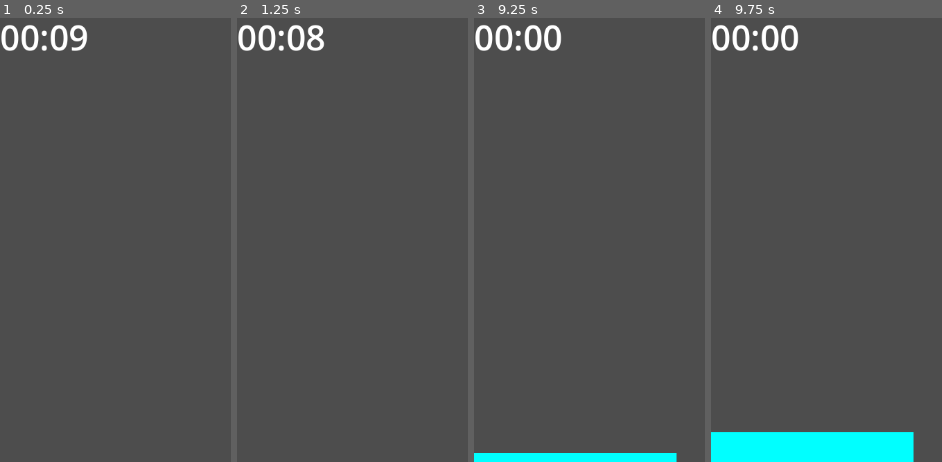
Above: before the commit, frames 1-4 (left to right).
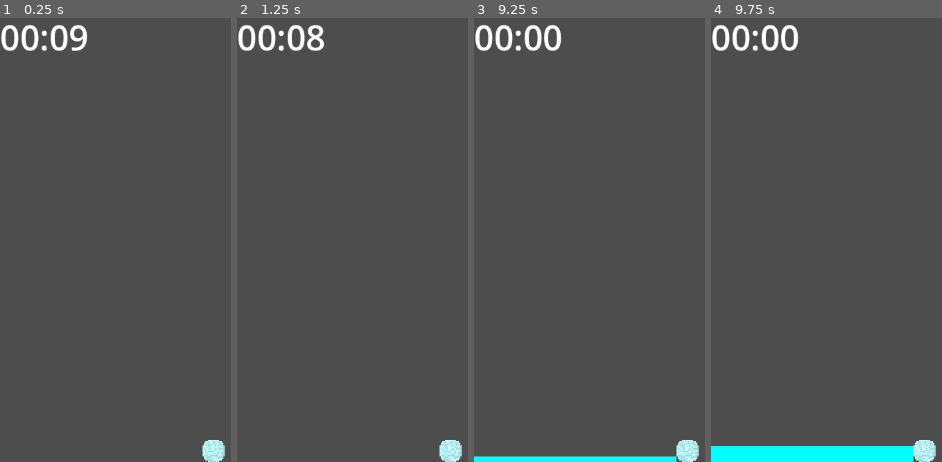
Above: after the commit, the same moments.

Repository: Paradox694/Aerial-Survivor
Game: Godot game, scene res://Main.tscn
Same seed, same stepped clock (60 frames per second), same inputs: the game is played once before the commit and once after it.
Inputs:
- Up to frame 1 (0.25 s): no input
- Up to frame 2 (1.25 s): tap Enter at 0.5 s
- Up to frame 3 (9.25 s): tap Space at 2, 3.5, 5.75 s; tap Enter at 2.75, 5 s
- Up to frame 4 (9.75 s): no input

The runs differ from the first frame. In frame 1, 0.4% of the frame differs, in the area x 87-98%, y 95-100%; in frame 2, 0.4%; in frame 3, 1.2%; in frame 4, 3.2%, in the area x 0-98%, y 93-100%.

Commit message:
Fixing Values

Diff:
--- a/Main.tscn
+++ b/Main.tscn
@@ -1,14 +1,18 @@
-[gd_scene load_steps=3 format=3 uid="uid://dawmri5ybvyac"]
+[gd_scene load_steps=4 format=3 uid="uid://dawmri5ybvyac"]
 
 [ext_resource type="PackedScene" uid="uid://csja2p1corfmn" path="res://Water/Water.tscn" id="1_dtgib"]
 [ext_resource type="PackedScene" uid="uid://dxgs7a0ibnxlq" path="res://Timer/Water_timer.tscn" id="2_fw2ar"]
+[ext_resource type="PackedScene" uid="uid://32n226i3g03l" path="res://Grid/GridTest.tscn" id="3_y60md"]
 
 [node name="Node2D" type="Node2D"]
 
 [node name="Water" parent="." instance=ExtResource("1_dtgib")]
-position = Vector2(0, 650)
+position = Vector2(0, 648)
 
 [node name="WaterTimer" parent="." instance=ExtResource("2_fw2ar")]
 
+[node name="Node2D" parent="." instance=ExtResource("3_y60md")]
+position = Vector2(158, 355)
+
 [connection signal="stop" from="Water" to="WaterTimer" method="_on_water_stop"]
 [connection signal="rise" from="WaterTimer" to="Water" method="_on_water_timer_rise"]
--- a/Water/Water.gd
+++ b/Water/Water.gd
@@ -14,6 +14,6 @@
 		emit_signal("stop")
 
 func _on_water_timer_rise():
-	polygon_2d.position.y = polygon_2d.position.y - 1
+	polygon_2d.position.y = polygon_2d.position.y - 0.5
 	print("The water is rising")
 	print(polygon_2d.position.y)
--- a/Water/Water.tscn
+++ b/Water/Water.tscn
@@ -1,6 +1,7 @@
-[gd_scene load_steps=3 format=3 uid="uid://csja2p1corfmn"]
+[gd_scene load_steps=4 format=3 uid="uid://csja2p1corfmn"]
 
 [ext_resource type="Script" path="res://Water/Water.gd" id="1_o4bpe"]
+[ext_resource type="PackedScene" uid="uid://bdmyc7bgbdqmd" path="res://Blocks/i_block.tscn" id="2_ubbdx"]
 
 [sub_resource type="RectangleShape2D" id="RectangleShape2D_th2if"]
 size = Vector2(292, 648)
@@ -19,3 +20,6 @@
 [node name="CollisionShape2D" type="CollisionShape2D" parent="Area2D"]
 position = Vector2(146, 324)
 shape = SubResource("RectangleShape2D_th2if")
+
+[node name="IBlock" parent="." instance=ExtResource("2_ubbdx")]
+position = Vector2(308, -16)
